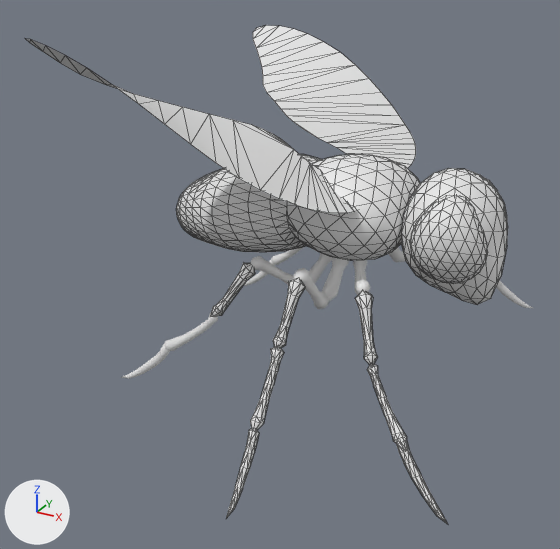
One commit to the OBJ model examples/1_basic_plot_making/data/fly.obj: the scene before it, then after it.
The view is the same before and after, from a 50 mm camera at (4.33, -15.61, 5.69) aimed at (-3.72, -0.97, -1.63). Lighting does not change. The marker at lower left points along +X, +Y and +Z. Mesh edges are drawn as thin lines on the coarser meshes. Where no turn or scale is listed for an object, it has been applied to the vertices.

Script lines for the objects in view, before the commit:
```python
me_leg_004_circle_003 = bpy.data.meshes.new('leg.004_Circle.003')
me_leg_004_circle_003.from_pydata(...)  # 42 vertices, 80 faces; spans x -2.42..-2.007, y -1.83..-0.746, z -1.736..-0.826
me_wing1_circle_001 = bpy.data.meshes.new('wing1_Circle.001')
me_wing1_circle_001.from_pydata(...)  # 48 vertices, 46 faces; spans x -7.27..-1.62, y -4.78..-0.48, z 0.41..3.89
me_wing2_circle = bpy.data.meshes.new('wing2_Circle')
me_wing2_circle.from_pydata(...)  # 48 vertices, 46 faces; spans x -7.71..-1.65, y 0.56..4.92, z 0.58..3.25
ob_leg_004_circle_003 = bpy.data.objects.new('leg.004_Circle.003', me_leg_004_circle_003)
ob_leg_004_circle_003.location = (0.0, 0.0, 0.0)
ob_wing1_circle_001 = bpy.data.objects.new('wing1_Circle.001', me_wing1_circle_001)
ob_wing1_circle_001.location = (0.0, 0.0, 0.0)
ob_wing2_circle = bpy.data.objects.new('wing2_Circle', me_wing2_circle)
ob_wing2_circle.location = (0.0, 0.0, 0.0)
# also in view: 'body_Icosphere.003' at (-4.02, 0.0, -0.17); 'leg.007_Circle.021' at (-2.15, -4.41, -2.38); 'leg.003_Circle.031' at (1.02, -4.09, -3.55); 'leg.001_Circle.016' at (-0.8, -2.72, -1.48); 'head_Icosphere' at (0.05, 0.0, -0.28)
```
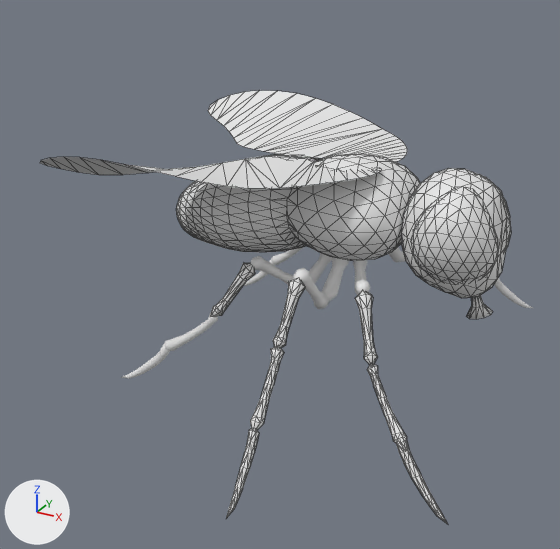
Diff of the bpy script that builds the scene:
```diff
--- a/examples/1_basic_plot_making/data/fly.obj.py
+++ b/examples/1_basic_plot_making/data/fly.obj.py
@@ me_wing1_circle_001 @@
 # used by ob_wing1_circle_001; location = (0.0, 0.0, 0.0)
-me_wing1_circle_001.from_pydata(...)  # 48 vertices, 46 faces; spans x -7.27..-1.62, y -4.78..-0.48, z 0.41..3.89
+me_wing1_circle_001.from_pydata(...)  # 48 vertices, 46 faces; spans x -8.43..-1.5, y -3.85..0.02, z 0.62..1.47
+# me_wing1_circle_001 part 1: the whole mesh is rebuilt
@@ me_wing2_circle @@
 # used by ob_wing2_circle; location = (0.0, 0.0, 0.0)
-me_wing2_circle.from_pydata(...)  # 48 vertices, 46 faces; spans x -7.71..-1.65, y 0.56..4.92, z 0.58..3.25
+me_wing2_circle.from_pydata(...)  # 48 vertices, 46 faces; spans x -8.58..-1.59, y 0.1..3.94, z 0.6..1.6
+# me_wing2_circle part 2: 48 of 48 vertices moved; they spanned x -7.71..-1.65, y 0.56..4.92, z 0.58..3.25 and now span x -8.58..-1.59, y 0.1..3.94, z 0.6..1.6; mean shift (-0.31, -0.65, -0.62); largest move (-7.67, 4.8, 3.17) -> (-8.58, 3.57, 1.04)
@@ me_tube_circle_033 @@
+me_tube_circle_033.from_pydata(...)  # 32 vertices, 60 faces; spans x 0.511..1.041, y -0.292..0.292, z -2.089..-1.422
@@ ob_tube_circle_033 @@
+ob_tube_circle_033 = bpy.data.objects.new('tube_Circle.033', me_tube_circle_033)
+ob_tube_circle_033.location = (0.0, 0.0, 0.0)
```

Changed parts and their boxes [x1, y1, x2, y2] in the pictures (560 x 549 px):
'wing2_Circle', reshaped (22% wider, 50% shorter): before [253, 26, 416, 168]; after [208, 91, 407, 162]
'wing1_Circle.001', reshaped (80% shorter): before [25, 38, 358, 213]; after [40, 155, 381, 189]
'tube_Circle.033', added: after [467, 295, 493, 319]
